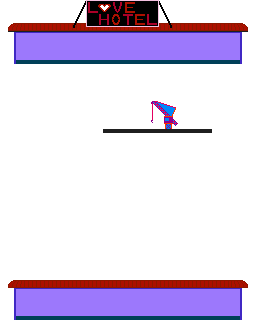
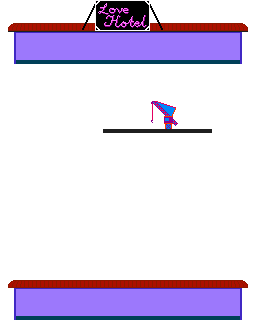
Revision of a layered (256, 320) image; what changed, layer by layer:
painted on "Background" over [73, 0, 172, 31]
